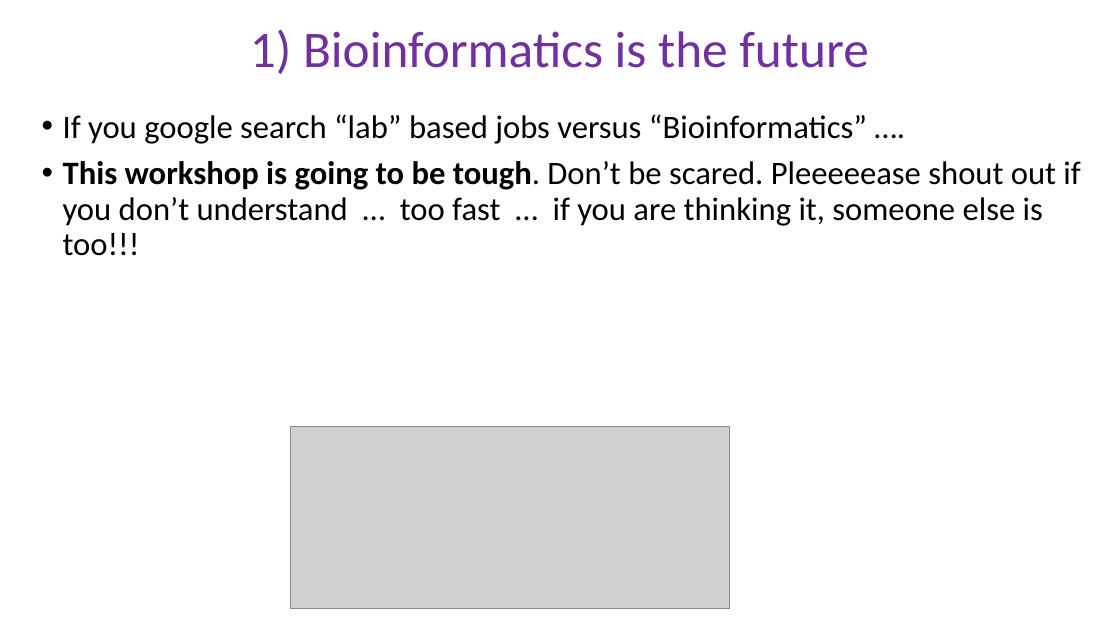
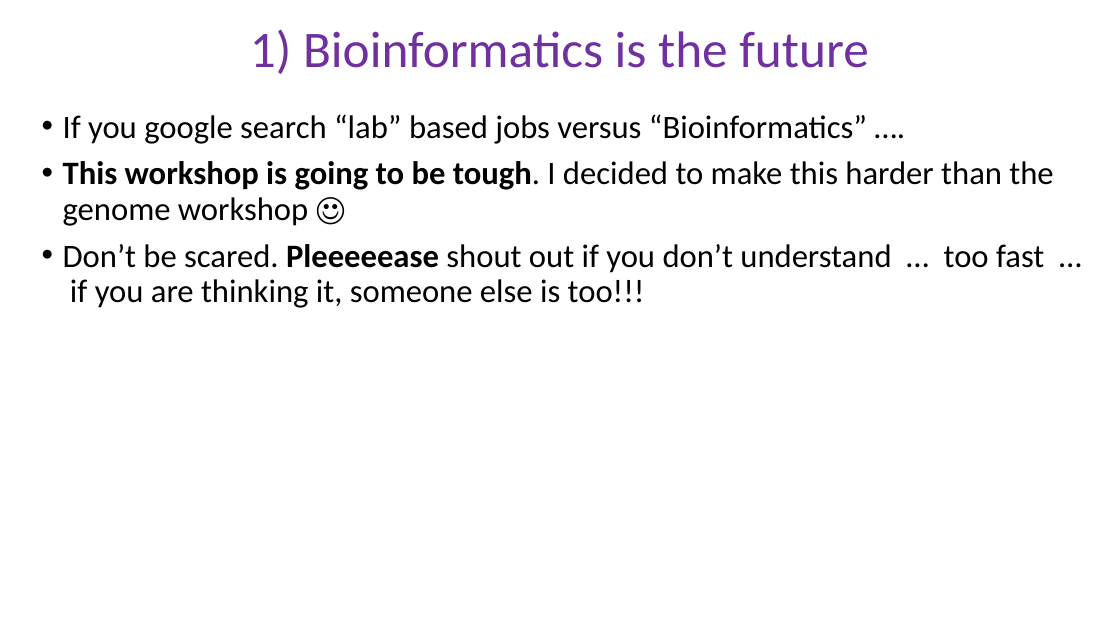
Before and after one commit to schlogl2017/RNAseq_workshop, a slide deck: slide 2 of powerpoint/1_RNAseq_workshop.pptx. Drawn at 1120x630 pixels with LibreOffice and Linux fonts; fonts in the diff are those of the drawing; grey boxes stand for pictures. Boxes give left, top, right and bottom in pixels: in the first picture for what was removed or moved away, otherwise in the second. Text is boxed around its words. In the diff, an @@ line names an element or a change of style, - is before the commit and + after.

```diff
--- a/powerpoint/1_RNAseq_workshop.pptx
+++ b/powerpoint/1_RNAseq_workshop.pptx
@@ text at (63,161,1053,308): text changed @@
-• This workshop is going to be tough. Don’t be scared. Pleeeeease shout out if you don’t understand … too fast … if you are thinking it, someone else is too!!!
+• This workshop is going to be tough. I decided to make this harder than the genome workshop ☺
+• Don’t be scared. Pleeeeease shout out if you don’t understand … too fast … if you are thinking it, someone else is too!!!
@@ picture removed at (291,427,729,609) @@
```
Also in this commit, not shown: 1 slide removed, 6 other files.
